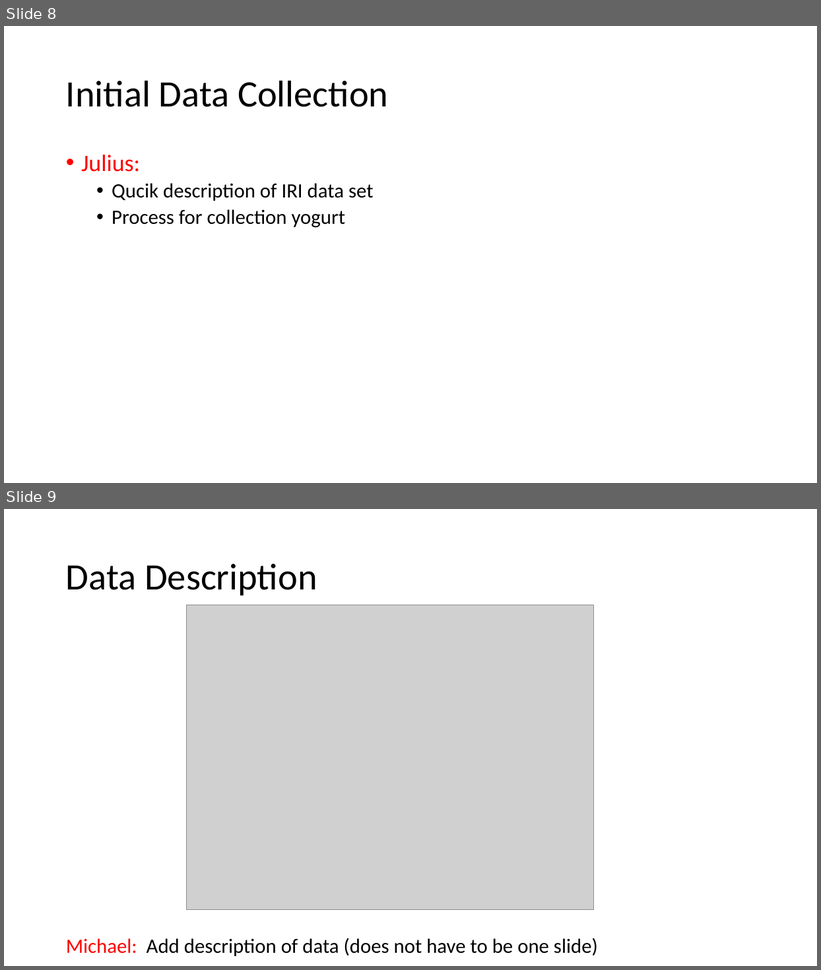
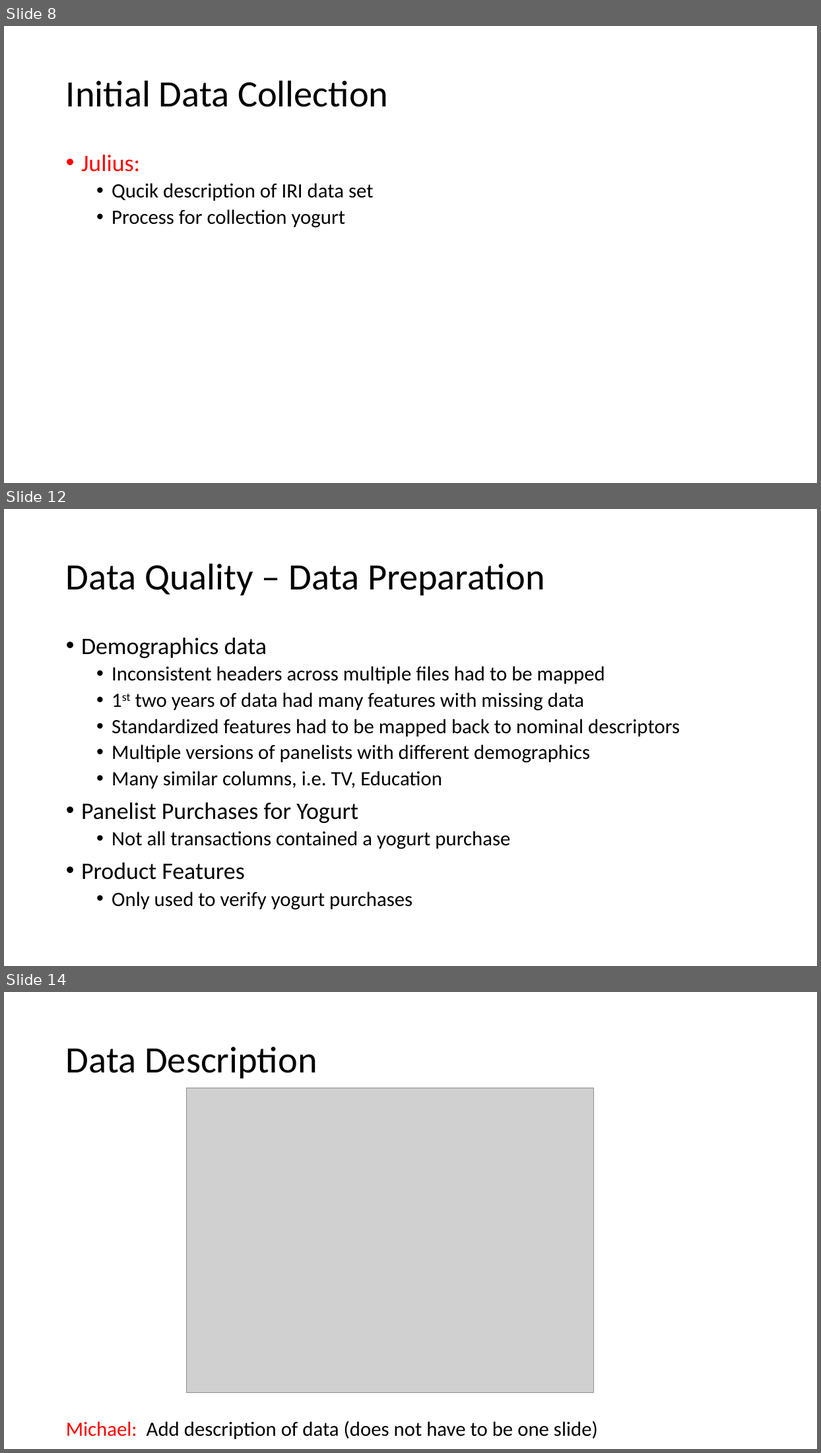
Before and after one commit to mGalarnyk/Machine_Learning_Froyo, a slide deck: Current_Powerpoint/Froyo_v2.pptx. Shown one above the other, each under a label of ours: slides 8 and 9 before the commit, slides 8, 12 and 14 after it; the slides between them are not shown. The pictures are 821x970 and 821x1453 pixels, drawn with LibreOffice and Linux fonts; fonts in the diff are those of the drawing; grey boxes stand for pictures. Boxes give left, top, right and bottom in pixels: in the first picture for what was removed or moved away, otherwise in the second. Text is boxed around its words. In the diff, an @@ line names an element or a change of style, - is before the commit and + after.

```diff
--- a/Current_Powerpoint/Froyo_v2.pptx
+++ b/Current_Powerpoint/Froyo_v2.pptx
@@ slide 12 added at bbox=[4, 509, 817, 966], background #FFFFFF @@
@@ title added at bbox=[66, 563, 545, 595], 44 pt, text #000000 @@
+Data Quality – Data Preparation
@@ text added at bbox=[81, 638, 680, 910], 24 pt, text #000000 @@
+• Demographics data
+  • Inconsistent headers across multiple files had to be mapped
+  • 1st two years of data had many features with missing data
+  • Standardized features had to be mapped back to nominal descriptors
+  • Multiple versions of panelists with different demographics
+  • Many similar columns, i.e. TV, Education
+• Panelist Purchases for Yogurt
+  • Not all transactions contained a yogurt purchase
+• Product Features
+  • Only used to verify yogurt purchases
@@ what was slide 9 is now slide 14 @@
```
Also in this commit, not shown: 4 other slides added, 1 other file.
